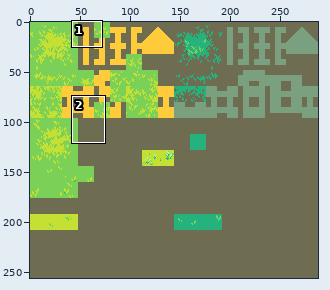
Two states of a sprite sheet, images/experimental/rpg/grass.png. The picture above shows the old version from afar; the outline marks the close-up.
Close-up. Earlier state:
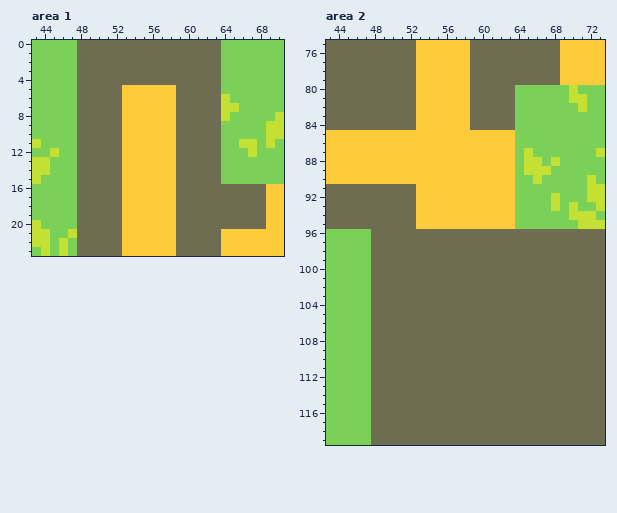
The file is 288x256 pixels. Shown: area 1: x 43..70, y 0..23; area 2: x 43..73, y 75..119.
After the commit:
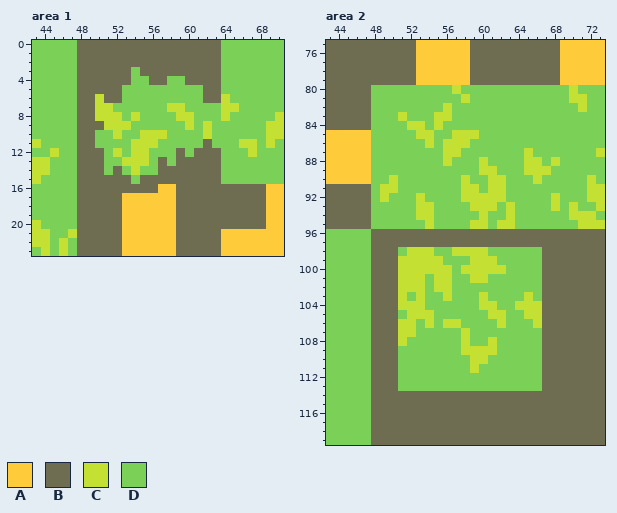
Palette (. is transparent): A #fecb3b  B #6f6d51  C #c4e133  D #7bd057
Diff:
--- area 1
@@ x 48..65 @@
  2 BBBBBBBBBBBBBBBBDD
- 3 BBBBBBBBBBBBBBBBDD
- 4 BBBBBBBBBBBBBBBBDD
- 5 BBBBBAAAAAABBBBBDD
- 6 BBBBBAAAAAABBBBBCD
- 7 BBBBBAAAAAABBBBBCC
- 8 BBBBBAAAAAABBBBBCD
- 9 BBBBBAAAAAABBBBBDD
-10 BBBBBAAAAAABBBBBDD
-11 BBBBBAAAAAABBBBBDD
-12 BBBBBAAAAAABBBBBDD
-13 BBBBBAAAAAABBBBBDD
-14 BBBBBAAAAAABBBBBDD
-15 BBBBBAAAAAABBBBBDD
-16 BBBBBAAAAAABBBBBBB
+ 3 BBBBBBDBBBBBBBBBDD
+ 4 BBBBBBDDBBDDBBBBDD
+ 5 BBBBBDDDDDDDDDBBDD
+ 6 BBCBBDDDDDDDDDBBCD
+ 7 BBCCDDDDDDCCDDDDCC
+ 8 BBCCCDCDDDDCCDDDCD
+ 9 BBBCCCDDDDDDCDCDDD
+10 BBDDCDDCCCDDDDCDDD
+11 BBDDDDCCCDDDDDBDDD
+12 BBBDCDCCDDDBDBBBDD
+13 BBBDDCCCDBDBBBBBDD
+14 BBBDBDCDDBBBBBBBDD
+15 BBBBBBDBBBBBBBBBDD
+16 BBBBBBBBBAABBBBBBB
 17 BBBBBAAAAAABBBBBBB
--- area 2
@@ x 43..73 @@
  79 BBBBBBBBBBAAAAAABBBBBBBBBBAAAAA
- 80 BBBBBBBBBBAAAAAABBBBBDDDDDDCDDD
- 81 BBBBBBBBBBAAAAAABBBBBDDDDDDCCDD
- 82 BBBBBBBBBBAAAAAABBBBBDDDDDDDCDD
- 83 BBBBBBBBBBAAAAAABBBBBDDDDDDDDDD
- 84 BBBBBBBBBBAAAAAABBBBBDDDDDDDDDD
- 85 AAAAAAAAAAAAAAAAAAAAADDDDDDDDDD
- 86 AAAAAAAAAAAAAAAAAAAAADDDDDDDDDD
- 87 AAAAAAAAAAAAAAAAAAAAADCDDDDDDDC
- 88 AAAAAAAAAAAAAAAAAAAAADCCDCDDDDD
- 89 AAAAAAAAAAAAAAAAAAAAADCCCDDDDDD
- 90 AAAAAAAAAAAAAAAAAAAAADDCDDDDDCD
- 91 BBBBBBBBBBAAAAAAAAAAADDDDDDDDCC
- 92 BBBBBBBBBBAAAAAAAAAAADDDDCDDDCC
- 93 BBBBBBBBBBAAAAAAAAAAADDDDCDCDDC
- 94 BBBBBBBBBBAAAAAAAAAAADDDDDDCCCD
- 95 BBBBBBBBBBAAAAAAAAAAADDDDDDDCCC
+ 80 BBBBBDDDDDDDDDCDDDDDDDDDDDDCDDD
+ 81 BBBBBDDDDDDDDDDCDDDDDDDDDDDCCDD
+ 82 BBBBBDDDDDDDDCDDDDDDDDDDDDDDCDD
+ 83 BBBBBDDDCDDDCCDDDDDDDDDDDDDDDDD
+ 84 BBBBBDDDDCCDCDDDDDDDDDDDDDDDDDD
+ 85 AAAAADDDDDCCDDCCCDDDDDDDDDDDDDD
+ 86 AAAAADDDDDDCDCCCDDDDDDDDDDDDDDD
+ 87 AAAAADDDDDDDDCCDDDDDDDCDDDDDDDC
+ 88 AAAAADDDDDDDDCDDDCDDDDCCDCDDDDD
+ 89 AAAAADDDDDDDDDDDDCCDDDCCCDDDDDD
+ 90 AAAAADDCDDDDDDDCDDCCDDDCDDDDDCD
+ 91 BBBBBDCCDDDDDDDCCDCCDDDDDDDDDCC
+ 92 BBBBBDCDDDCDDDDCCCCCDDDDDCDDDCC
+ 93 BBBBBDDDDDCCDDDDCCCDCDDDDCDCDDC
+ 94 BBBBBDDDDDCCDDDDDCDDCDDDDDDCCCD
+ 95 BBBBBDDDDDDCDDDDCCDCCDDDDDDDCCC
  96 DDDDDBBBBBBBBBBBBBBBBBBBBBBBBBB
  97 DDDDDBBBBBBBBBBBBBBBBBBBBBBBBBB
- 98 DDDDDBBBBBBBBBBBBBBBBBBBBBBBBBB
- 99 DDDDDBBBBBBBBBBBBBBBBBBBBBBBBBB
-100 DDDDDBBBBBBBBBBBBBBBBBBBBBBBBBB
-101 DDDDDBBBBBBBBBBBBBBBBBBBBBBBBBB
-102 DDDDDBBBBBBBBBBBBBBBBBBBBBBBBBB
-103 DDDDDBBBBBBBBBBBBBBBBBBBBBBBBBB
-104 DDDDDBBBBBBBBBBBBBBBBBBBBBBBBBB
-105 DDDDDBBBBBBBBBBBBBBBBBBBBBBBBBB
-106 DDDDDBBBBBBBBBBBBBBBBBBBBBBBBBB
-107 DDDDDBBBBBBBBBBBBBBBBBBBBBBBBBB
-108 DDDDDBBBBBBBBBBBBBBBBBBBBBBBBBB
-109 DDDDDBBBBBBBBBBBBBBBBBBBBBBBBBB
-110 DDDDDBBBBBBBBBBBBBBBBBBBBBBBBBB
-111 DDDDDBBBBBBBBBBBBBBBBBBBBBBBBBB
-112 DDDDDBBBBBBBBBBBBBBBBBBBBBBBBBB
-113 DDDDDBBBBBBBBBBBBBBBBBBBBBBBBBB
+ 98 DDDDDBBBDCCCDDCCCCDDDDDDBBBBBBB
+ 99 DDDDDBBBCCCCCDDDCCCDDDDDBBBBBBB
+100 DDDDDBBBCCCCCCDCCCCCDDDDBBBBBBB
+101 DDDDDBBBCCCDCCDDCCDDDDDDBBBBBBB
+102 DDDDDBBBCCCDCCDDDDDDDDDDBBBBBBB
+103 DDDDDBBBCDCDDCDDDCDDDDCDBBBBBBB
+104 DDDDDBBBCCCDDDDDDCCDDCCCBBBBBBB
+105 DDDDDBBBDCCCDDDDDDCCDDCCBBBBBBB
+106 DDDDDBBBCCDCDCCDDDDCDDDCBBBBBBB
+107 DDDDDBBBCCDDDDDCDDDDDDDDBBBBBBB
+108 DDDDDBBBCDDDDDDCDDCDDDDDBBBBBBB
+109 DDDDDBBBDDDDDDDCCCCDDDDDBBBBBBB
+110 DDDDDBBBDDDDDDDDCCDDDDDDBBBBBBB
+111 DDDDDBBBDDDDDDDDCDDDDDDDBBBBBBB
+112 DDDDDBBBDDDDDDDDDDDDDDDDBBBBBBB
+113 DDDDDBBBDDDDDDDDDDDDDDDDBBBBBBB
 114 DDDDDBBBBBBBBBBBBBBBBBBBBBBBBBB
Boxes around the changes in both close-ups, in picture pixels (x1, y1, x2, y2):
changed: (95, 67, 221, 193)
changed: (371, 85, 542, 391)
